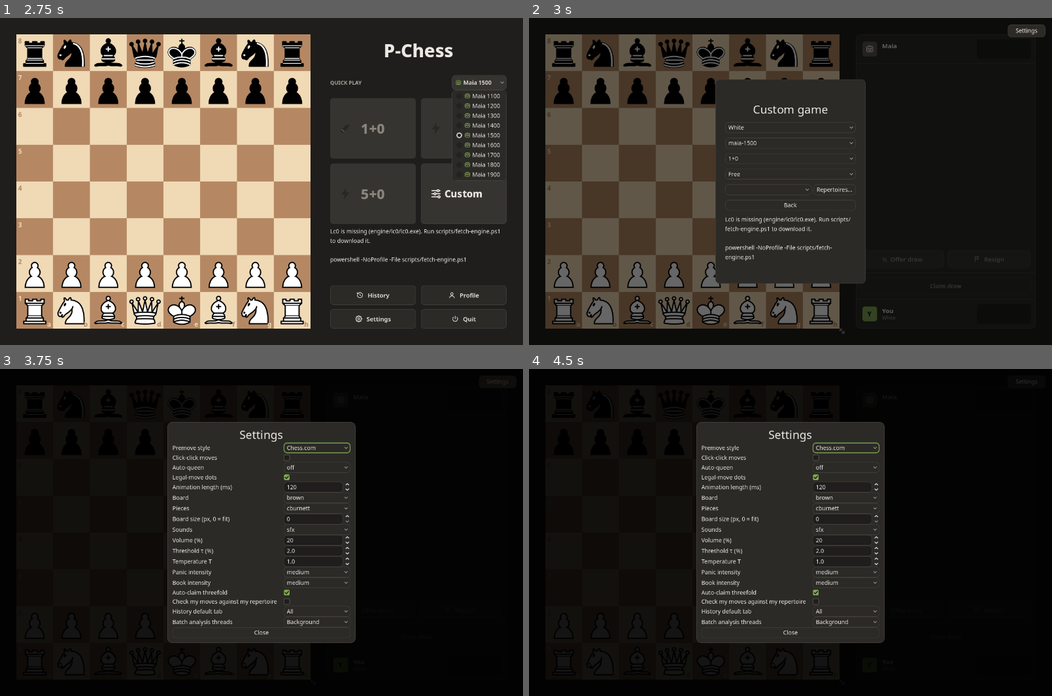
Above: before the commit, frames 1-4 (two rows, left to right).
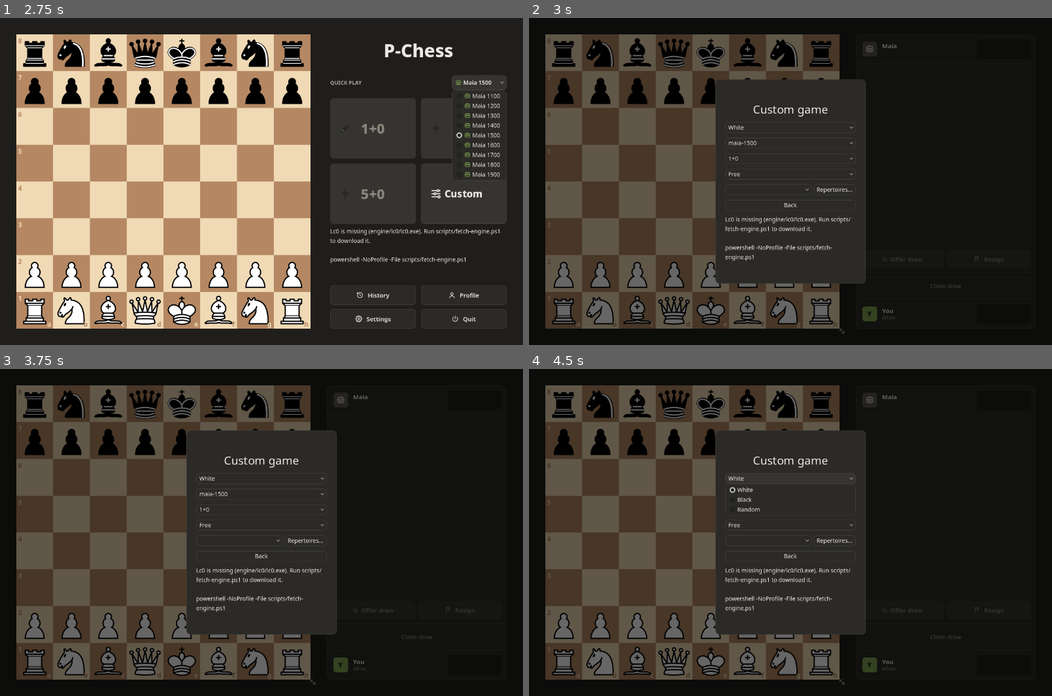
Above: after the commit, the same moments.

Repository: Laginho/P-Chess
Game: Godot game, scene res://ui/main.tscn
The game is run twice, just before and just after one commit, with the same random seed, the same clock (stepped at 60 frames per second) and the same inputs.
Inputs (mouse positions are in pixels of both pictures, inside the frame that each line leads up to):
- Up to frame 1 (2.75 s): click "Settings" at 0.5 s; click "OK" at 1.25 s; click "Maia 1500" at 2 s
- Up to frame 2 (3 s): click "Custom" at 2.75 s
- Up to frame 3 (3.75 s): click (496, 382) at 3.5 s, where only the run before the commit has a clickable "Settings"
- Up to frame 4 (4.5 s): click "White" at 4.25 s

Frame 1 is identical in both runs. In frame 2, 0.3% of the frame differs, in the area x 91-99%, y 2-6%; in frame 3, 37%; in frame 4, 37%, in the area x 3-98%, y 3-97%.

Commit message:
fix: remove extra Settings button (UI-031)
Keep Home and the existing keyboard shortcut as entry points.

Diff:
--- a/scripts/screens.gd
+++ b/scripts/screens.gd
@@ -257,7 +257,6 @@
    main._set_flipped(false)
    main.resign_button.disabled = false
    main.draw_button.disabled = false
-   main.settings_screen.get_node("Open").hide()
    if board == "GamePanelStates":
     if state == "declined":
      main.draw_notice.text = "Maia declined"
--- a/ui/home.gd
+++ b/ui/home.gd
@@ -12,10 +12,7 @@
 
 func _ready() -> void:
 	$Center/Board.game = preload("res://core/game.gd").new()
-	visibility_changed.connect(_sync_settings_button)
-	$Center.visibility_changed.connect(_sync_settings_button)
 	$Center/Form/Missing.visibility_changed.connect(_layout_home)
-	call_deferred("_sync_settings_button")
 	resized.connect(_layout_home)
 	_layout_home()
 
@@ -120,13 +117,6 @@
 	$Center/Form/Level.select(index if index >= 0 else Setup.LEVELS.find("maia-1500"))
 
 
-func _sync_settings_button() -> void:
-	var open = get_parent().get_node_or_null("Settings/Open")
-	if open:
-		var searching = get_parent().get_node_or_null("Searching")
-		open.visible = (not visible or not $Center.visible) and (searching == null or not searching.visible)
-
-
 func _apply_board_theme(key: String, value) -> void:
 	var board = $Center/Board
 	if key == "board_theme" and board.board_theme != value:
--- a/ui/main.gd
+++ b/ui/main.gd
@@ -253,8 +253,7 @@
 			_set_focus(not focus)
 
 
-# A screen drawn above Settings (review, history, searching, the name prompt) hides its Open
-# button, so Ctrl+, must not open the panel behind it.
+# Ctrl+, must not open the panel behind a screen drawn above Settings.
 func _covers_settings() -> bool:
 	return get_children().slice(settings_screen.get_index() + 1).any(
 			func(screen): return (screen is Control or screen is Window) and screen.visible)
@@ -403,7 +402,6 @@
 	white_clock.clock = clock
 	black_clock.clock = clock
 	_set_flipped(human == "b")
-	settings_screen.get_node("Open").hide()
 	sound_player.play("game_start")
 	_next_turn()
 
--- a/ui/searching.gd
+++ b/ui/searching.gd
@@ -10,7 +10,6 @@
 	$Card.draw.connect(_draw_card)
 	$Board.game = preload("res://core/game.gd").new()
 	$Spinner.draw.connect(func(): $Spinner.draw_arc(Vector2(48, 48), 40, _spin, _spin + PI * 1.25, 32, Color("7fa650"), 8, true))
-	visibility_changed.connect(_sync_settings_button)
 	resized.connect(_layout_searching)
 	_layout_searching()
 
@@ -89,13 +88,6 @@
 	card.draw_line(Vector2(1, card.size.y - 64), Vector2(card.size.x - 1, card.size.y - 64), border)
 
 
-func _sync_settings_button() -> void:
-	var open = get_parent().get_node_or_null("Settings/Open")
-	if open:
-		var home = get_parent().get_node_or_null("Home")
-		open.visible = not visible and (home == null or not home.visible or not home.get_node("Center").visible)
-
-
 func _apply_board_theme(key: String, value) -> void:
 	var board = $Board
 	if key == "board_theme" and board.board_theme != value:
--- a/ui/settings.gd
+++ b/ui/settings.gd
@@ -2,8 +2,6 @@
 
 # The settings screen (§10): one row per setting of `store` (core/settings.gd), set before this
 # enters the tree. Each edit goes straight to the store, which saves it and announces it.
-# shortcut: the Open button sits in the window's top-right corner, clear of the top clock because
-# the side panel is 240 px wide and the clock text narrower; move it into the panel if they collide.
 
 const Settings = preload("res://core/settings.gd")
 const ThemeLoader = preload("res://ui/theme_loader.gd")
@@ -19,7 +17,6 @@
 	# Keep the additional history row within the minimum window height.
 	$Panel/Center/Box.add_theme_constant_override("separation", 0)
 	_form.add_theme_constant_override("v_separation", 0)
-	$Open.pressed.connect(func() -> void: _panel.visible = not _panel.visible)
 	$Panel/Center/Box/Close.pressed.connect(_panel.hide)
 	_choice("premove_style", "Premove style", Settings.CHOICES.premove_style)
 	_check("click_click", "Click-click moves")
--- a/ui/settings.tscn
+++ b/ui/settings.tscn
@@ -11,19 +11,6 @@
 grow_vertical = 2
 mouse_filter = 2
 script = ExtResource("1")
-
-[node name="Open" type="Button" parent="."]
-layout_mode = 1
-anchors_preset = 1
-anchor_left = 1.0
-anchor_right = 1.0
-offset_left = -108.0
-offset_top = 16.0
-offset_right = -16.0
-offset_bottom = 47.0
-grow_horizontal = 0
-focus_mode = 0
-text = "Settings"
 
 [node name="Panel" type="Control" parent="."]
 visible = false
